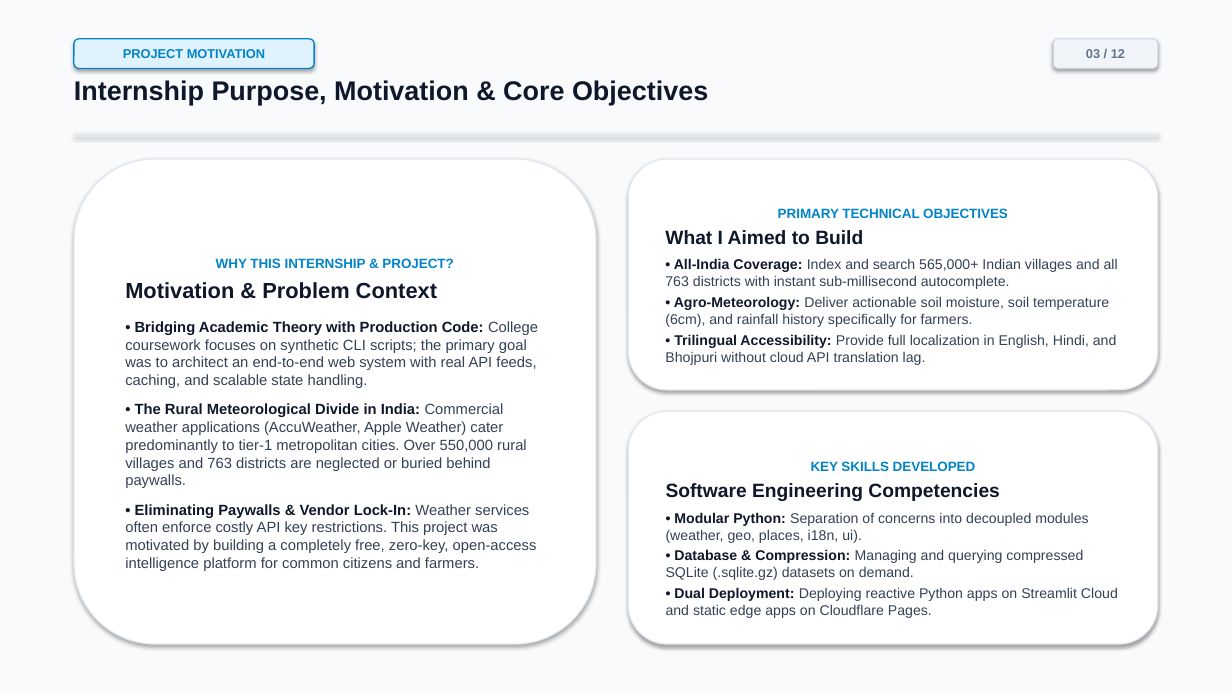
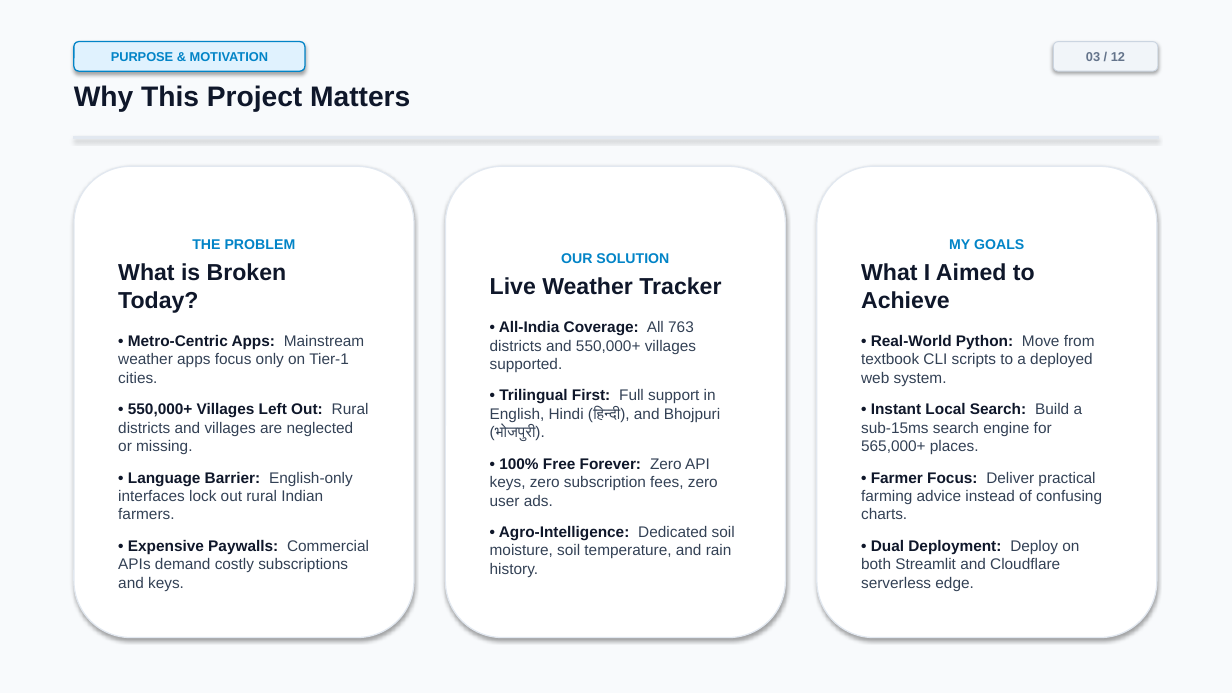
Before and after one commit to sonalikumari09/live-weather-tracker, a slide deck: slide 3 of Live_Weather_Tracker_Internship_Presentation.pptx. Drawn at 1232x693 pixels with LibreOffice and Linux fonts; fonts in the diff are those of the drawing. Boxes give left, top, right and bottom in pixels: in the first picture for what was removed or moved away, otherwise in the second. Text is boxed around its words. In the diff, an @@ line names an element or a change of style, - is before the commit and + after.

```diff
--- a/Live_Weather_Tracker_Internship_Presentation.pptx
+++ b/Live_Weather_Tracker_Internship_Presentation.pptx
@@ rounded rectangle "PURPOSE & MOTIVATION": place and size @@
-rounded rectangle "PURPOSE & MOTIVATION" at [74,39,314,68]
+rounded rectangle "PURPOSE & MOTIVATION" at [74,42,305,71]
@@ text in rounded rectangle at [111,52,268,61]: text changed @@
-PROJECT MOTIVATION
+PURPOSE & MOTIVATION
@@ text at [74,85,410,112]: text changed; size 21 to 22 pt @@
-Internship Purpose, Motivation & Core Objectives
+Why This Project Matters
@@ rounded rectangle "THE PROBLEM": place and size @@
-rounded rectangle "THE PROBLEM" at [74,159,596,644]
+rounded rectangle "THE PROBLEM" at [74,166,414,638]
@@ rounded rectangle "OUR SOLUTION": place and size @@
-rounded rectangle "OUR SOLUTION" at [628,159,1158,390]
+rounded rectangle "OUR SOLUTION" at [445,166,786,638]
@@ rounded rectangle "MY GOALS": place and size @@
-rounded rectangle "MY GOALS" at [628,411,1158,644]
+rounded rectangle "MY GOALS" at [817,166,1157,638]
@@ text in rounded rectangle at [118,239,369,591]: text changed; size 11.5 to 12 pt @@
-WHY THIS INTERNSHIP & PROJECT?
-Motivation & Problem Context
-• Bridging Academic Theory with Production Code: College coursework focuses on synthetic CLI scripts; the primary goal was to architect an end-to-end web system with real API feeds, caching, and scalable state handling.
-• The Rural Meteorological Divide in India: Commercial weather applications (AccuWeather, Apple Weather) cater predominantly to tier-1 metropolitan cities. Over 550,000 rural villages and 763 districts are neglected or buried behind paywalls.
-• Eliminating Paywalls & Vendor Lock-In: Weather services often enforce costly API key restrictions. This project was motivated by building a completely free, zero-key, open-access intelligence platform for common citizens and farmers.
+THE PROBLEM
+What is Broken Today?
+• Metro-Centric Apps: Mainstream weather apps focus only on Tier-1 cities.
+• 550,000+ Villages Left Out: Rural districts and villages are neglected or missing.
+• Language Barrier: English-only interfaces lock out rural Indian farmers.
+• Expensive Paywalls: Commercial APIs demand costly subscriptions and keys.
@@ text in rounded rectangle at [861,239,1102,591]: text changed; size 11 to 12 pt @@
-KEY SKILLS DEVELOPED
-Software Engineering Competencies
-• Modular Python: Separation of concerns into decoupled modules (weather, geo, places, i18n, ui).
-• Database & Compression: Managing and querying compressed SQLite (.sqlite.gz) datasets on demand.
-• Dual Deployment: Deploying reactive Python apps on Streamlit Cloud and static edge apps on Cloudflare Pages.
+MY GOALS
+What I Aimed to Achieve
+• Real-World Python: Move from textbook CLI scripts to a deployed web system.
+• Instant Local Search: Build a sub-15ms search engine for 565,000+ places.
+• Farmer Focus: Deliver practical farming advice instead of confusing charts.
+• Dual Deployment: Deploy on both Streamlit and Cloudflare serverless edge.
@@ text in rounded rectangle at [490,253,735,577]: text changed; size 11 to 12 pt @@
-PRIMARY TECHNICAL OBJECTIVES
-What I Aimed to Build
-• All-India Coverage: Index and search 565,000+ Indian villages and all 763 districts with instant sub-millisecond autocomplete.
-• Agro-Meteorology: Deliver actionable soil moisture, soil temperature (6cm), and rainfall history specifically for farmers.
-• Trilingual Accessibility: Provide full localization in English, Hindi, and Bhojpuri without cloud API translation lag.
+OUR SOLUTION
+Live Weather Tracker
+• All-India Coverage: All 763 districts and 550,000+ villages supported.
+• Trilingual First: Full support in English, Hindi (हिन्दी), and Bhojpuri (भोजपुरी).
+• 100% Free Forever: Zero API keys, zero subscription fees, zero user ads.
+• Agro-Intelligence: Dedicated soil moisture, soil temperature, and rain history.
```
Also in this commit, not shown: 11 other slides changed, 18 other files.
